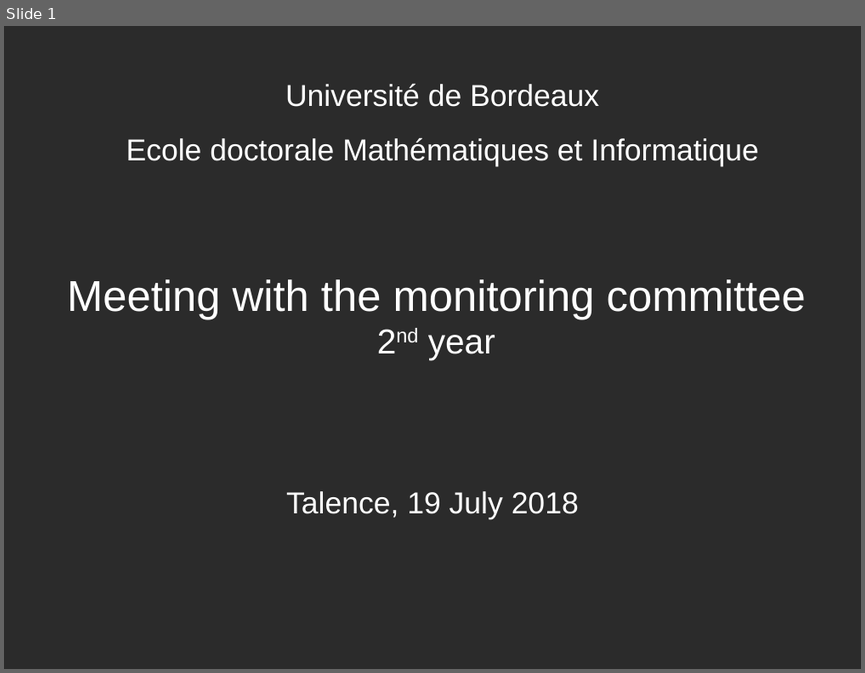
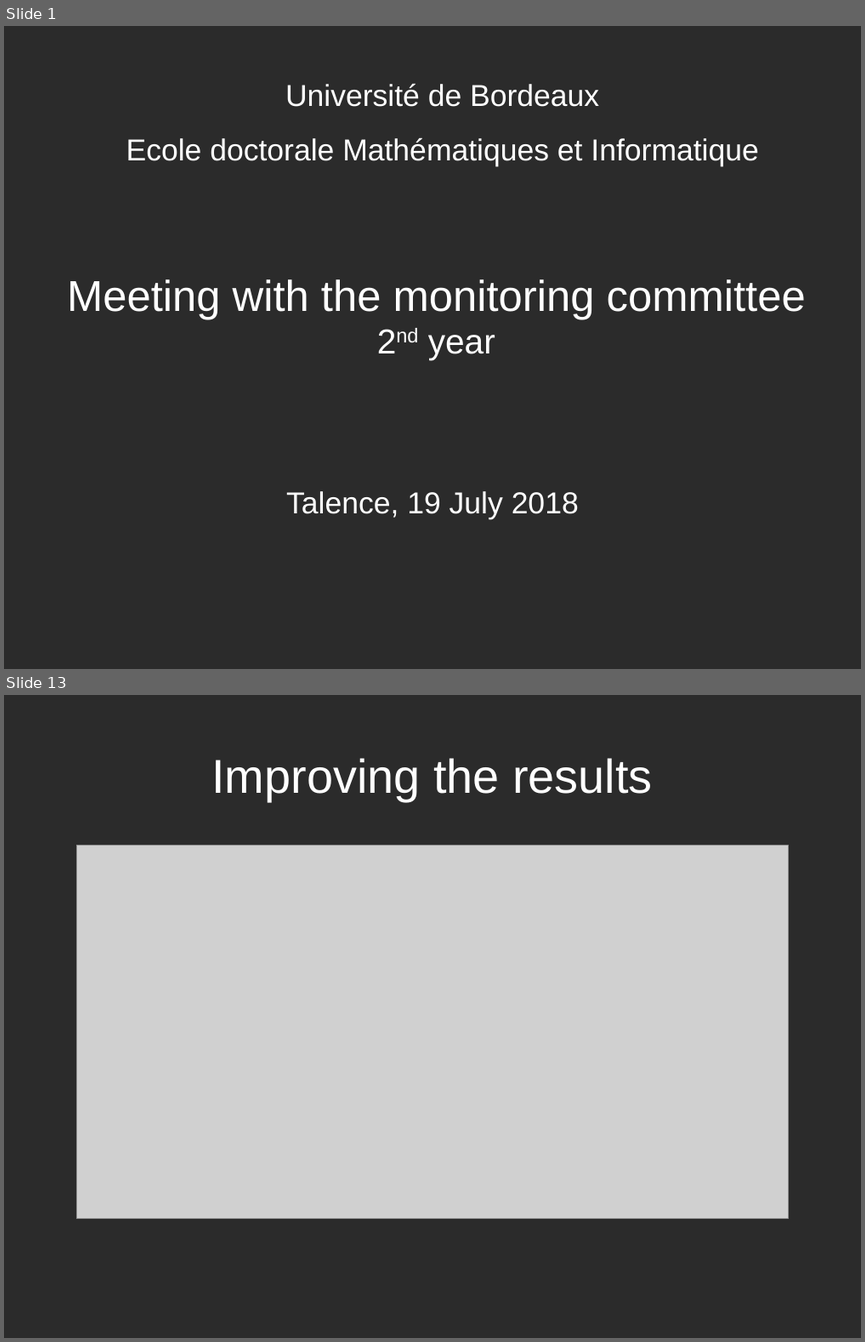
Before and after one commit to linhlevandlu/Presentation, a slide deck: EDMI/comite_suivi/2e anne/comite_suivi_2nd.odp. Shown one above the other, each under a label of ours: slide 1 before the commit, slides 1 and 13 after it; the slides between them are not shown. The pictures are 865x673 and 865x1342 pixels, drawn with LibreOffice and Linux fonts; fonts in the diff are those of the drawing; grey boxes stand for pictures; background and template pictures are left out; a plain dark background stands for a picture behind light text. Boxes give left, top, right and bottom in pixels: in the first picture for what was removed or moved away, otherwise in the second. Text is boxed around its words. In the diff, an @@ line names an element or a change of style, - is before the commit and + after.

```diff
--- a/EDMI/comite_suivi/2e anne/comite_suivi_2nd.odp
+++ b/EDMI/comite_suivi/2e anne/comite_suivi_2nd.odp
@@ slide 13 added at bbox=[4, 695, 861, 1338], background picture (left out) @@
@@ title added at bbox=[211, 758, 652, 801], 44 pt, text #FFFFFF @@
+Improving the results
@@ picture added at bbox=[76, 845, 789, 1218] @@
```
Also in this commit, not shown: 17 other slides added, 3 slides removed, 14 other files.
